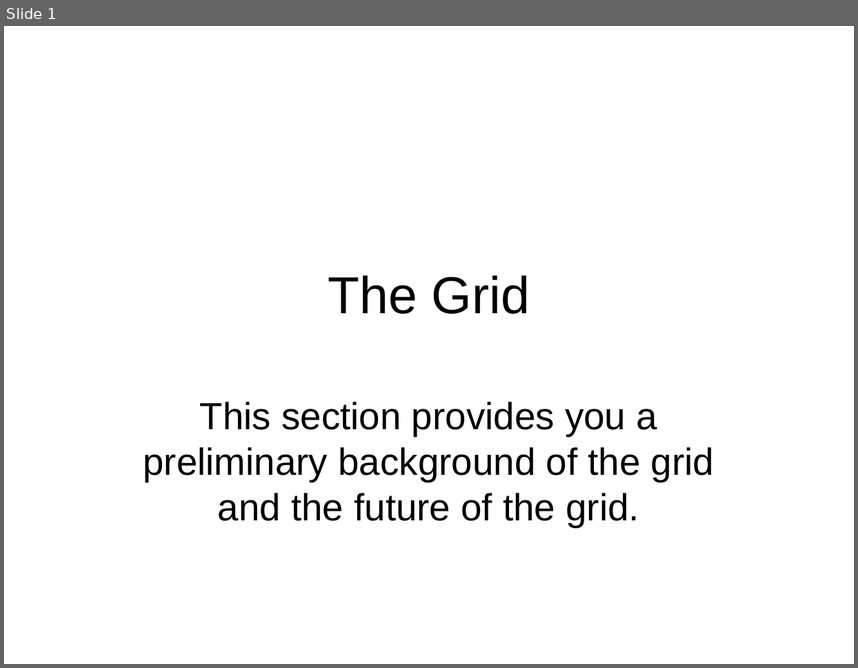
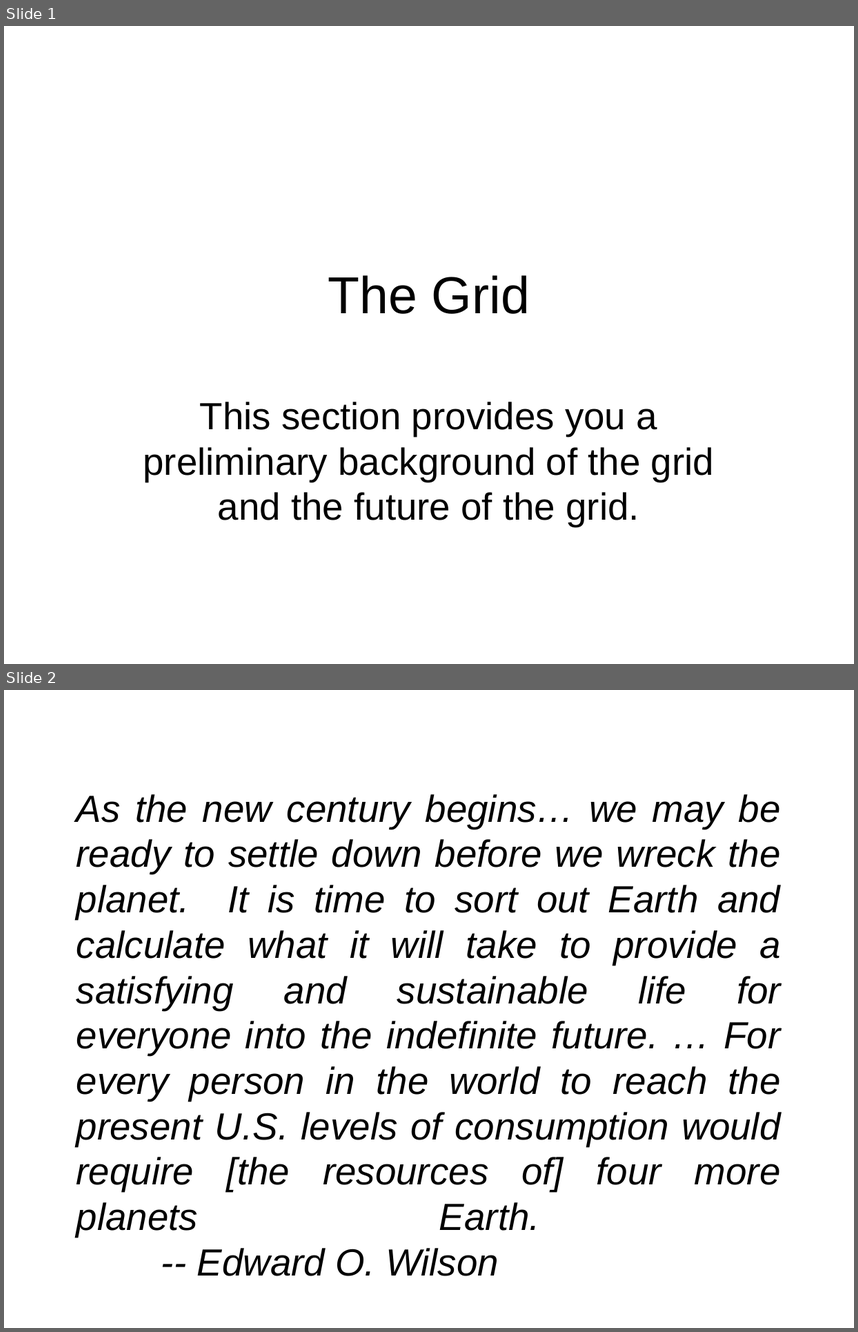
Before and after one commit to gridlab-d/course, a slide deck: 1.0 - Why GridLAB-D.pps. Shown one above the other, each under a label of ours: slide 1 before the commit, slides 1 and 2 after it. The pictures are 858x668 and 858x1332 pixels, drawn with LibreOffice and Linux fonts; fonts in the diff are those of the drawing; background and template pictures are left out. Boxes give left, top, right and bottom in pixels: in the first picture for what was removed or moved away, otherwise in the second. Text is boxed around its words. In the diff, an @@ line names an element or a change of style, - is before the commit and + after.

Commit message:
Added Wilson quote.

```diff
--- a/1.0 - Why GridLAB-D.pps
+++ b/1.0 - Why GridLAB-D.pps
@@ slide 2 added at [4,690,854,1328], background picture (left out) @@
@@ title added at [76,794,781,1276], 32 pt, text #000000, italic @@
+As the new century begins… we may be ready to settle down before we wreck the planet. It is time to sort out Earth and calculate what it will take to provide a satisfying and sustainable life for everyone into the indefinite future. … For every person in the world to reach the present U.S. levels of consumption would require [the resources of] four more planets Earth.
+-- Edward O. Wilson
```
Also in this commit, not shown: 2 slides changed.
